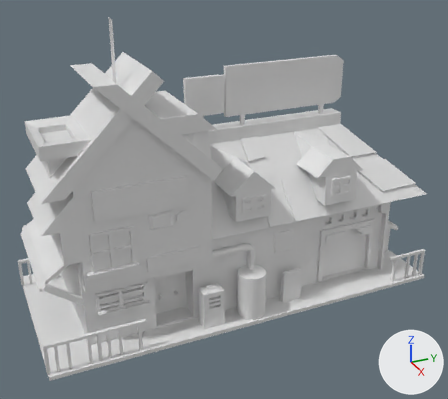
What one commit did to the Blender file Assets/Objects/Models/shop.blend.
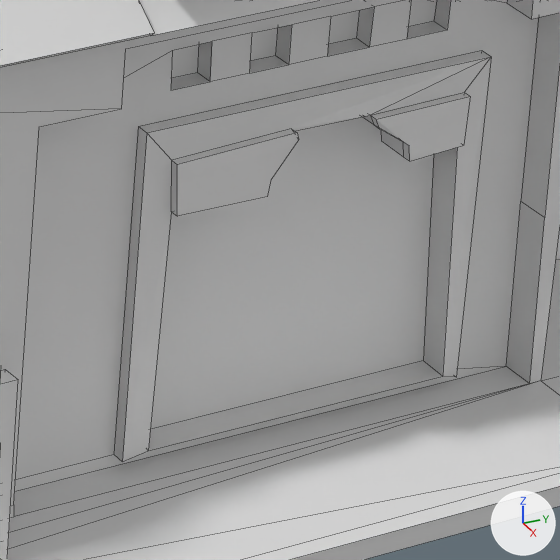
Each version appears first whole from a camera (50 mm lens) standing at (8.06, -3.45, 4.45) and looking at (0.34, 0.03, 0.59), and next in a close-up on the part from 67% to 86% of the width and 53% to 74% of the height. The lights are fixed; the arrows at lower right show +X, +Y and +Z. The close-ups show mesh edges as thin lines.
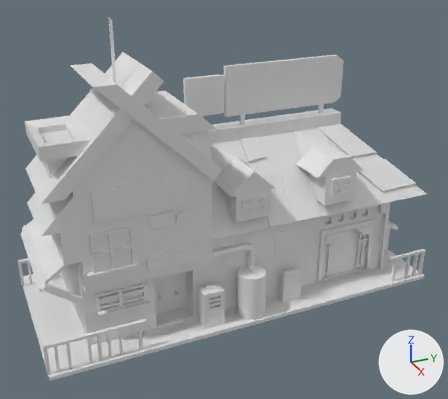
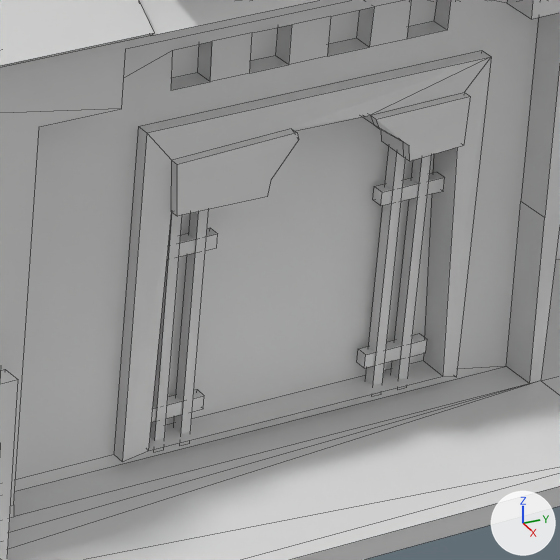
Boxes (x1, y1, x2, y2) around the edits, measured in the close-ups (560 x 560 px):
part 1 of me_cube_005, added
    after: (174, 210, 209, 434)
part 2 of me_cube_005, added
    after: (150, 212, 182, 441)
part 3 of me_cube_005, added
    after: (365, 147, 406, 386)
part 4 of me_cube_005, added
    after: (391, 155, 432, 379)
part 5 of me_cube_005, added
    after: (151, 172, 444, 422)

What the commit changed:
me_cube_005 is used by ob_cube_004; location (0.402, 2.572, 0.0); rotation (0.0, 0.0, -3.146), in degrees (0, 0, -180).
me_cube_005 had 1822 vertices, 1604 faces, 8 loose edges and spanned x -1.05..1.64, y -0.71..5.5, z -0.96..3.38.
me_cube_005 now has 1886 vertices, 1652 faces, 8 loose edges and spans x -1.05..1.64, y -0.71..5.5, z -0.96..3.38.
me_cube_005 part 1: a new loose piece, a box spanning x -0.503..-0.469, y 0.948..0.976, z -0.888..-0.173, in mat_material (white #e7e7e7).
me_cube_005 part 2: a new loose piece, a box spanning x -0.503..-0.47, y 1.023..1.052, z -0.888..-0.173, in mat_material (white #e7e7e7).
me_cube_005 part 3: a new loose piece, a box spanning x -0.5..-0.467, y 0.375..0.404, z -0.888..-0.173, in mat_material (white #e7e7e7).
me_cube_005 part 4: a new loose piece, a box spanning x -0.5..-0.467, y 0.296..0.325, z -0.888..-0.173, in mat_material (white #e7e7e7).
Part 5, on me_cube_005:
24 vertices are added at x -0.5..-0.46, y 0.25..1.1, z -0.8..-0.3.
8 new vertices lie (0.04, 0.0, 0.0) away from vertices in x -0.5, y 0.43..0.91, z -0.8..-0.3.
24 new faces join them, mat_material (white #e7e7e7).
